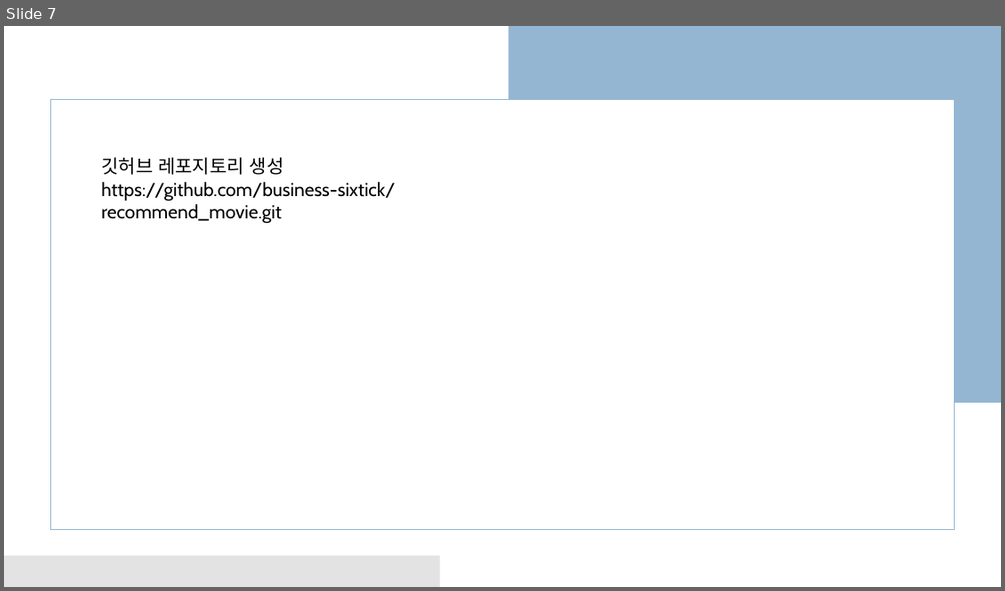
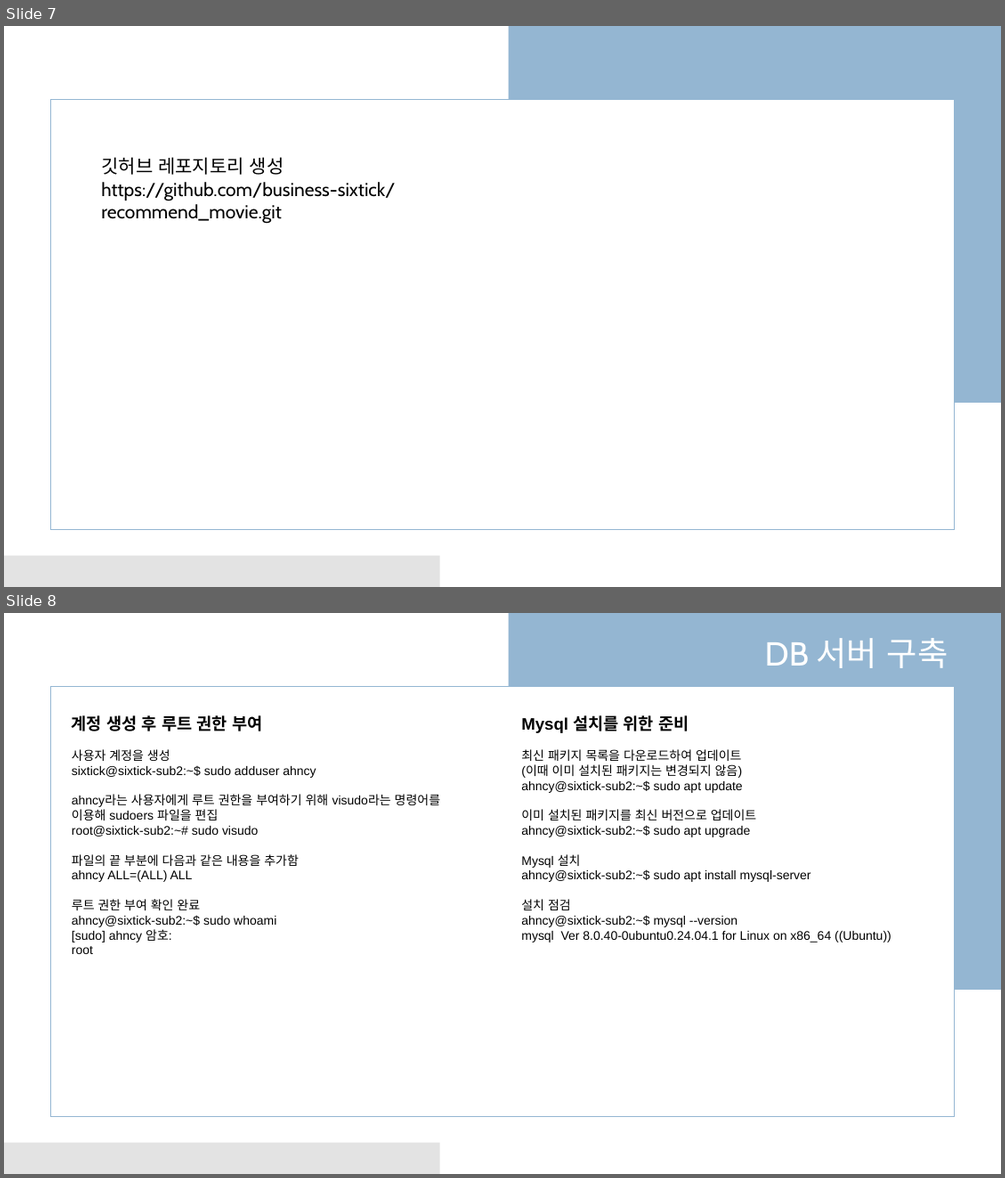
Before and after one commit to business-sixtick/recommend_movie, a slide deck: doc/세종교육_AI프로젝트.pptx. Shown one above the other, each under a label of ours: slide 7 before the commit, slides 7 and 8 after it. The pictures are 1005x591 and 1005x1178 pixels, drawn with LibreOffice and Linux fonts; fonts in the diff are those of the drawing. Boxes give left, top, right and bottom in pixels: in the first picture for what was removed or moved away, otherwise in the second. Text is boxed around its words. In the diff, an @@ line names an element or a change of style, - is before the commit and + after.

```diff
--- a/doc/세종교육_AI프로젝트.pptx
+++ b/doc/세종교육_AI프로젝트.pptx
@@ slide 8 added at bbox=[4, 613, 1001, 1174], background #FFFFFF; not listed: 3 template elements that a slide beside it also shows @@
@@ text added at bbox=[765, 638, 948, 668], 32 pt, text #FFFFFF @@
+DB 서버 구축
@@ text added at bbox=[72, 715, 440, 954], 12 pt, text #000000 @@
+계정 생성 후 루트 권한 부여
+사용자 계정을 생성
+sixtick@sixtick-sub2:~$ sudo adduser ahncy
+ahncy라는 사용자에게 루트 권한을 부여하기 위해 visudo라는 명령어를 이용해 sudoers 파일을 편집
+root@sixtick-sub2:~# sudo visudo
+파일의 끝 부분에 다음과 같은 내용을 추가함
+ahncy ALL=(ALL) ALL
+루트 권한 부여 확인 완료
+ahncy@sixtick-sub2:~$ sudo whoami
+[sudo] ahncy 암호:
+root
@@ text added at bbox=[521, 715, 891, 942], 12 pt, text #000000 @@
+Mysql 설치를 위한 준비
+최신 패키지 목록을 다운로드하여 업데이트
+(이때 이미 설치된 패키지는 변경되지 않음)
+ahncy@sixtick-sub2:~$ sudo apt update
+이미 설치된 패키지를 최신 버전으로 업데이트
+ahncy@sixtick-sub2:~$ sudo apt upgrade
+Mysql 설치
+ahncy@sixtick-sub2:~$ sudo apt install mysql-server
+설치 점검
+ahncy@sixtick-sub2:~$ mysql --version
+mysql Ver 8.0.40-0ubuntu0.24.04.1 for Linux on x86_64 ((Ubuntu))
```
Also in this commit, not shown: 1 slide changed, 2 other slides added, 1 other file.
